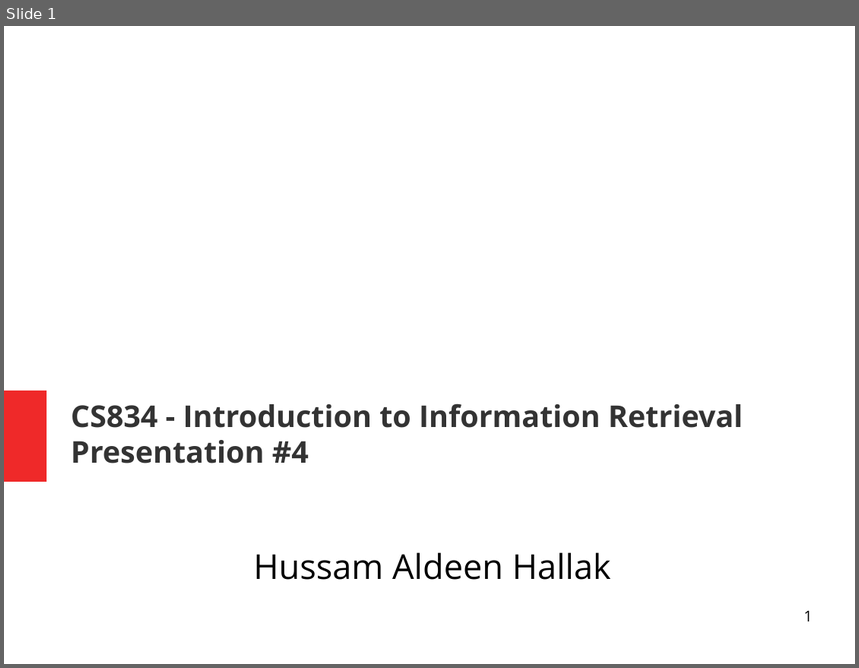
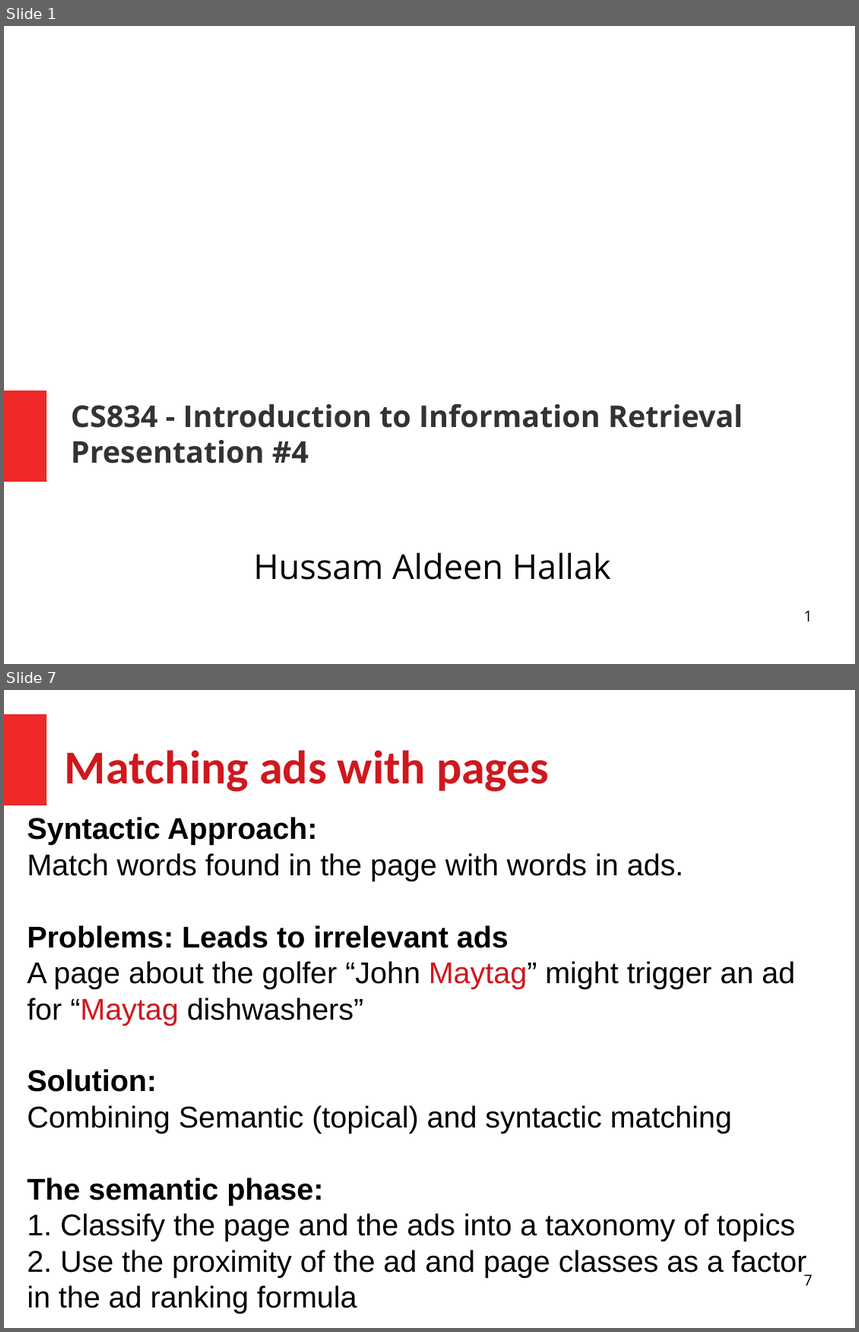
Before and after one commit to HussamHallak/cs834-f17, a slide deck: assignments/P4/P4.odp. Shown one above the other, each under a label of ours: slide 1 before the commit, slides 1 and 7 after it; the slides between them are not shown. The pictures are 859x668 and 859x1332 pixels, drawn with LibreOffice and Linux fonts; fonts in the diff are those of the drawing. Boxes give left, top, right and bottom in pixels: in the first picture for what was removed or moved away, otherwise in the second. Text is boxed around its words. In the diff, an @@ line names an element or a change of style, - is before the commit and + after.

```diff
--- a/assignments/P4/P4.odp
+++ b/assignments/P4/P4.odp
@@ slide 7 added at (4, 690, 855, 1328), background #FFFFFF @@
@@ rectangle added at (4, 714, 47, 805), fill #EF2929 @@
@@ title added at (65, 750, 550, 792), 44 pt, text #CE181E, bold @@
+Matching ads with pages
@@ text added at (27, 817, 807, 1314), 28 pt, text #000000 @@
+Syntactic Approach:
+Match words found in the page with words in ads.
+Problems: Leads to irrelevant ads
+A page about the golfer “John Maytag” might trigger an ad for “Maytag dishwashers”
+Solution:
+Combining Semantic (topical) and syntactic matching
+The semantic phase:
+1. Classify the page and the ads into a taxonomy of topics
+2. Use the proximity of the ad and page classes as a factor in the ad ranking formula
@@ page number added at (804, 1275, 813, 1286), 14 pt, text #000000 @@
+7
```
Also in this commit, not shown: 2 slides changed, 42 other slides added, 40 slides removed, 36 other files.
